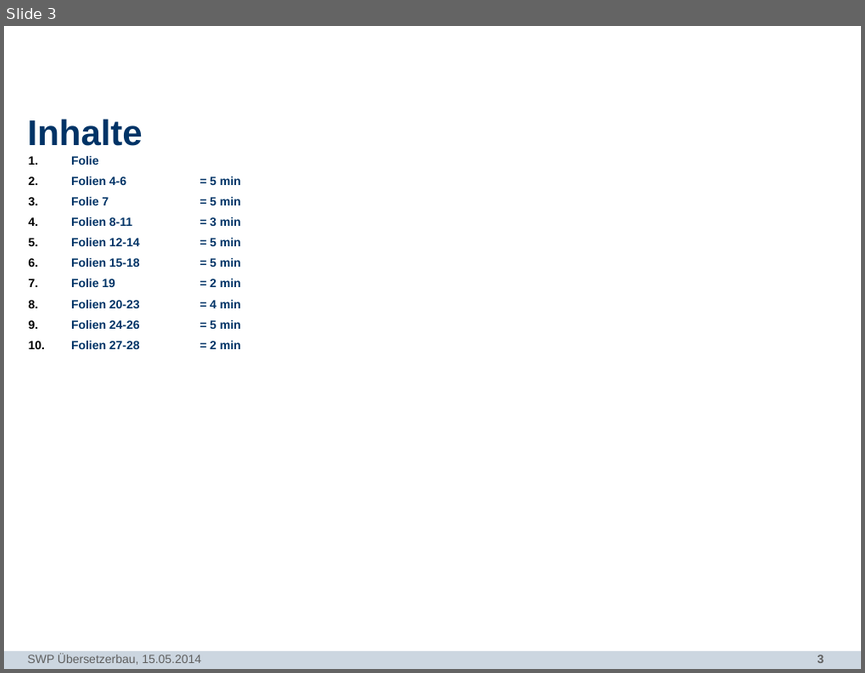
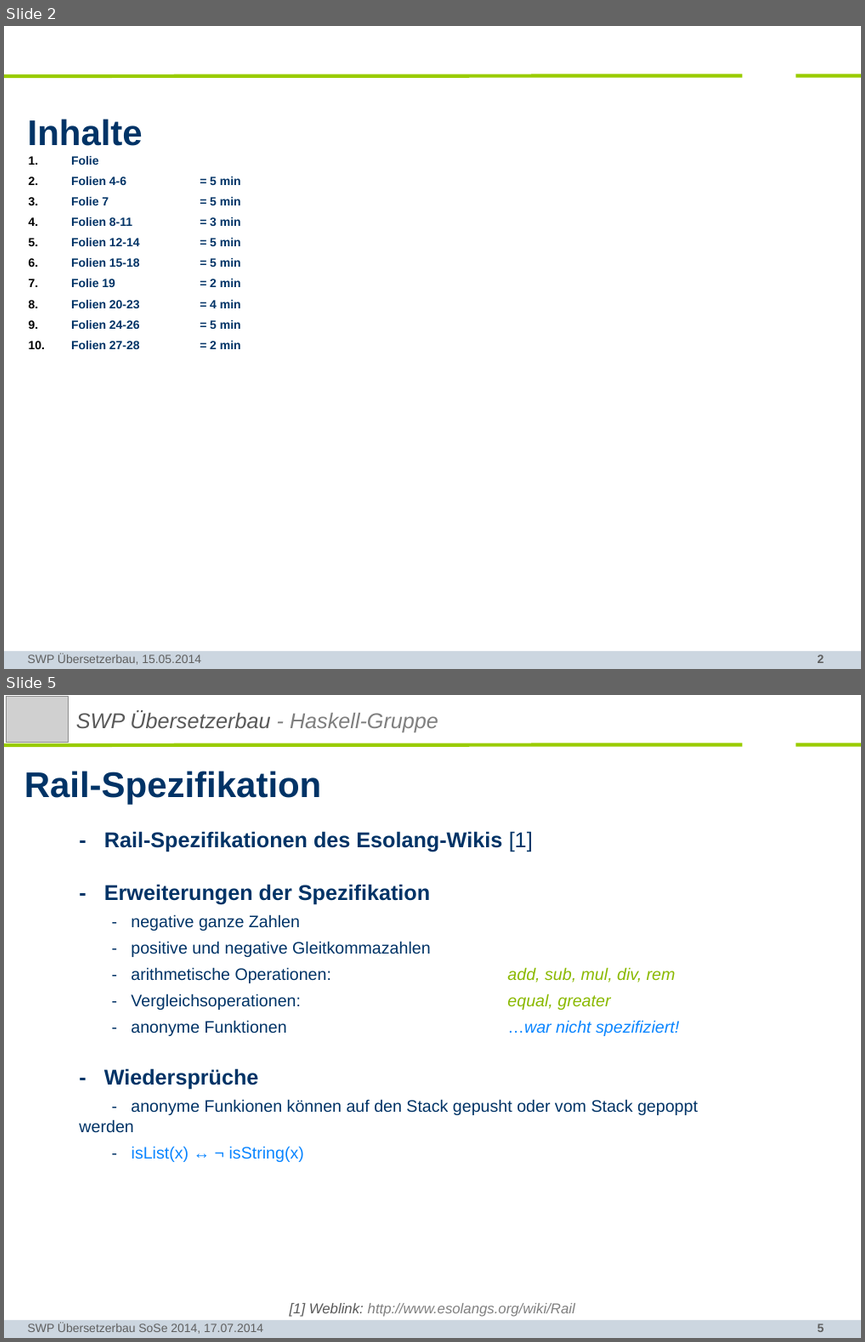
Before and after one commit to SWP-Ubau-SoSe2014-Haskell/SWPSoSe14, a slide deck: documentation/SWPSoSe14MS3.ppt. Shown one above the other, each under a label of ours: slide 3 before the commit, slides 2 and 5 after it; the slides between them are not shown. The pictures are 865x673 and 865x1342 pixels, drawn with LibreOffice and Linux fonts; fonts in the diff are those of the drawing; grey boxes stand for pictures; background and template pictures are left out. Boxes give left, top, right and bottom in pixels: in the first picture for what was removed or moved away, otherwise in the second. Text is boxed around its words. In the diff, an @@ line names an element or a change of style, - is before the commit and + after.

```diff
--- a/documentation/SWPSoSe14MS3.ppt
+++ b/documentation/SWPSoSe14MS3.ppt
@@ slide 5 added at <box>4,695,861,1338</box>, background #FFFFFF; not listed: 4 template elements that a slide beside it also shows @@
@@ picture added at <box>7,697,69,742</box> @@
@@ text added at <box>76,711,438,732</box>, 18 pt, text #595959, italic @@
+SWP Übersetzerbau - Haskell-Gruppe
@@ title added at <box>24,771,322,805</box>, 30 pt, text #003366, bold @@
+Rail-Spezifikation
@@ text added at <box>79,831,698,1162</box>, 14 pt, text #003366 @@
+- Rail-Spezifikationen des Esolang-Wikis [1]
+- Erweiterungen der Spezifikation
+- negative ganze Zahlen
+- positive und negative Gleitkommazahlen
+- arithmetische Operationen: add, sub, mul, div, rem
+- Vergleichsoperationen: equal, greater
+- anonyme Funktionen …war nicht spezifiziert!
+- Wiedersprüche
+- anonyme Funkionen können auf den Stack gepusht oder vom Stack gepoppt werden
+- isList(x) ↔ ¬ isString(x)
@@ text added at <box>290,1303,575,1316</box>, 12 pt, text #808080, italic @@
+[1] Weblink: http://www.esolangs.org/wiki/Rail
@@ text added at <box>28,1322,263,1333</box>, 10 pt, text #5F5F5F @@
+SWP Übersetzerbau SoSe 2014, 17.07.2014
@@ what was slide 3 is now slide 2 @@
@@ slide 2 changed as well @@
@@ line added from (743, 75) to (4, 76), #99CC00 3 pt @@
@@ line added from (861, 75) to (795, 75), #99CC00 3 pt @@
```
Also in this commit, not shown: 28 other slides changed, 1 other slide added.
